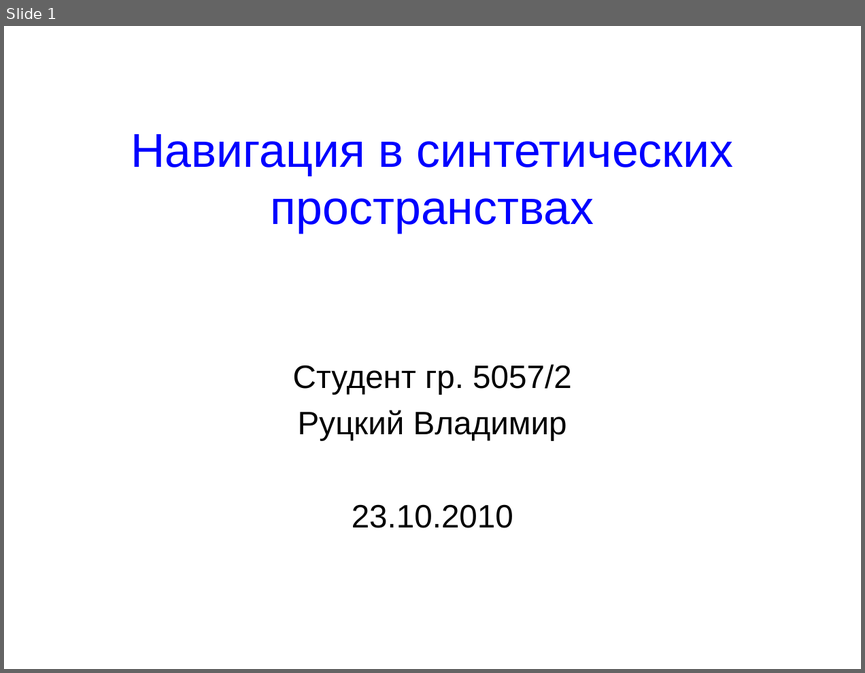
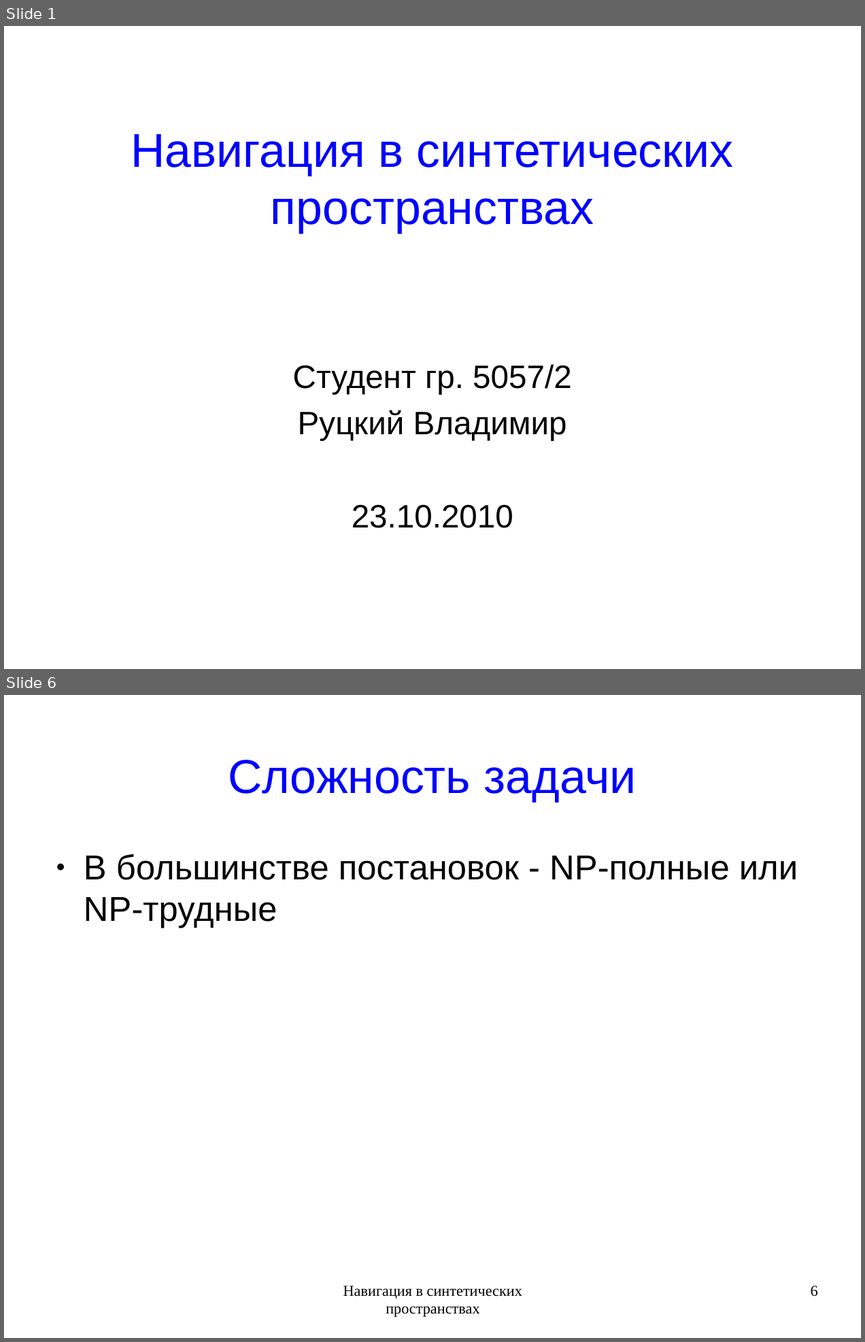
Before and after one commit to rutsky/semester09, a slide deck: Artificial_intelligence/Navigation_in_synthetic_space/50572_Rutsky_Navigation_in_synthetic_space.odp. Shown one above the other, each under a label of ours: slide 1 before the commit, slides 1 and 6 after it; the slides between them are not shown. The pictures are 865x673 and 865x1342 pixels, drawn with LibreOffice and Linux fonts; fonts in the diff are those of the drawing. Boxes give left, top, right and bottom in pixels: in the first picture for what was removed or moved away, otherwise in the second. Text is boxed around its words. In the diff, an @@ line names an element or a change of style, - is before the commit and + after.

```diff
--- a/Artificial_intelligence/Navigation_in_synthetic_space/50572_Rutsky_Navigation_in_synthetic_space.odp
+++ b/Artificial_intelligence/Navigation_in_synthetic_space/50572_Rutsky_Navigation_in_synthetic_space.odp
@@ slide 6 added at (x1=4, y1=695, x2=861, y2=1338), background #FFFFFF @@
@@ title added at (x1=228, y1=760, x2=636, y2=802), 44 pt, text #0000FF @@
+Сложность задачи
@@ text added at (x1=84, y1=854, x2=798, y2=928), 32 pt, text #000000 @@
+● В большинстве постановок - NP-полные или NP-трудные
@@ text added at (x1=343, y1=1285, x2=522, y2=1317), 14 pt, text #000000 @@
+Навигация в синтетических пространствах
@@ page number added at (x1=810, y1=1285, x2=818, y2=1296), 14 pt, text #000000 @@
+6
```
Also in this commit, not shown: 1 slide changed, 14 other slides added.
